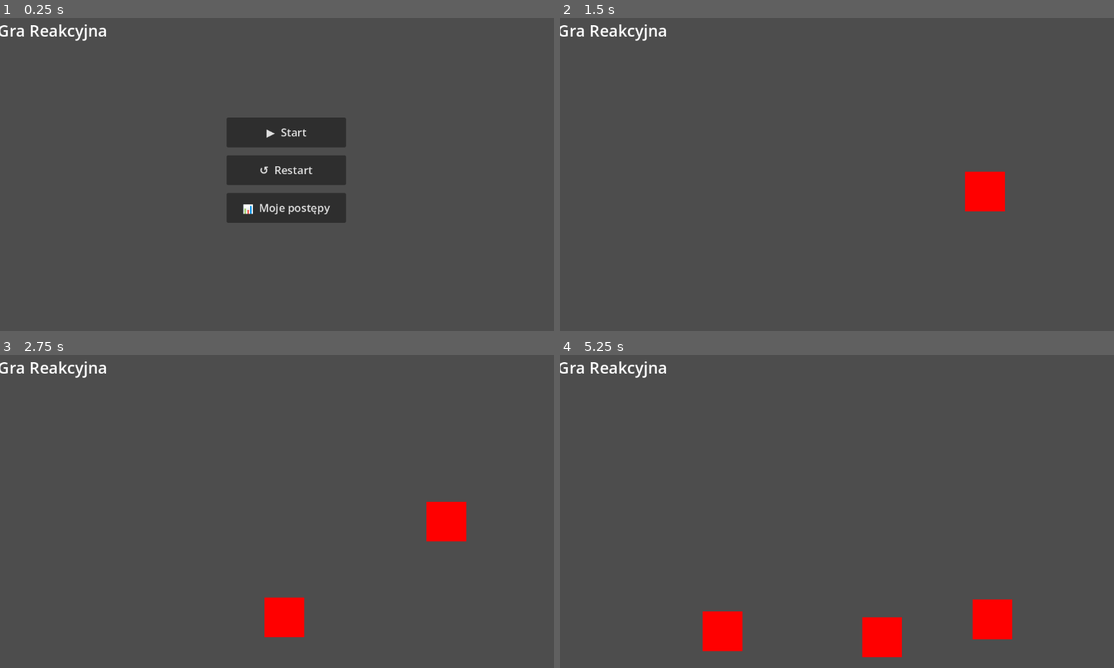
Above: before the commit, frames 1-4 (two rows, left to right).
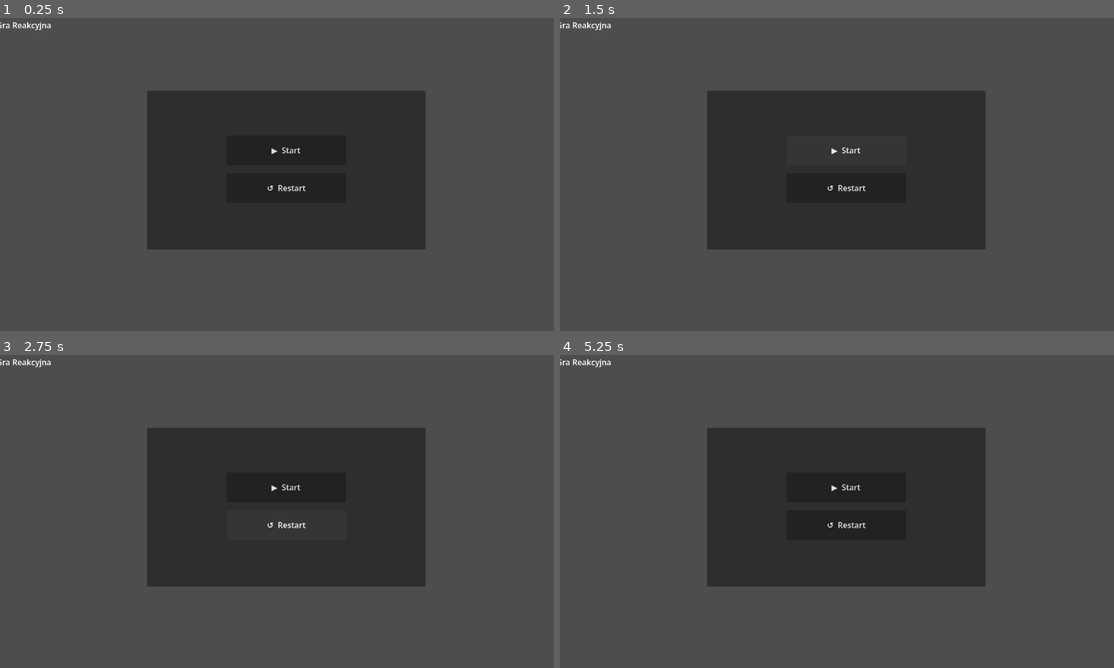
Above: after the commit, the same moments.

Repository: XMefilesX/Rehagame
Game: Godot game, scene res://main.tscn
Same seed, same stepped clock (60 frames per second), same inputs: the game is played once before the commit and once after it.
Inputs (mouse positions are in pixels of both pictures, inside the frame that each line leads up to):
- Up to frame 1 (0.25 s): no input
- Up to frame 2 (1.5 s): click "▶ Start" at 0.5 s; click (848, 149) at 1.25 s, where only the run after the commit has a clickable "▶ Start"
- Up to frame 3 (2.75 s): click (288, 524) at 2 s, where only the run after the commit has a clickable "↺ Restart"
- Up to frame 4 (5.25 s): click (848, 524) at 2.75 s, where only the run after the commit has a clickable "↺ Restart"; click (848, 524) at 3.5 s, where only the run after the commit has a clickable "↺ Restart"; click (848, 486) at 4.25 s, where only the run after the commit has a clickable "▶ Start"; tap Enter at 5, 5.1 s; move the mouse to (1041, 508) at 5.02 s; click (1041, 508) at 5.17 s

The runs differ from the first frame. In frame 1, 20% of the frame differs, in the area x 0-77%, y 1-74%; in frame 2, 24%; in frame 3, 26%; in frame 4, 29%, in the area x 0-82%, y 1-97%.

Commit message:
wersja 5

Diff:
--- /dev/null
+++ b/DifficultyManager.gd
@@ -0,0 +1,11 @@
+extends Node2D
+
+
+# Called when the node enters the scene tree for the first time.
+func _ready() -> void:
+	pass # Replace with function body.
+
+
+# Called every frame. 'delta' is the elapsed time since the previous frame.
+func _process(delta: float) -> void:
+	pass
--- /dev/null
+++ b/ReactionClickActivity.gd
@@ -0,0 +1,11 @@
+extends Node2D
+
+
+# Called when the node enters the scene tree for the first time.
+func _ready() -> void:
+	pass # Replace with function body.
+
+
+# Called every frame. 'delta' is the elapsed time since the previous frame.
+func _process(delta: float) -> void:
+	pass
--- /dev/null
+++ b/SliceActivity.gd
@@ -0,0 +1,11 @@
+extends Node2D
+
+
+# Called when the node enters the scene tree for the first time.
+func _ready() -> void:
+	pass # Replace with function body.
+
+
+# Called every frame. 'delta' is the elapsed time since the previous frame.
+func _process(delta: float) -> void:
+	pass
--- /dev/null
+++ b/circle_spin_activity.gd
@@ -0,0 +1,11 @@
+extends Node2D
+
+
+# Called when the node enters the scene tree for the first time.
+func _ready() -> void:
+	pass # Replace with function body.
+
+
+# Called every frame. 'delta' is the elapsed time since the previous frame.
+func _process(delta: float) -> void:
+	pass
--- /dev/null
+++ b/circle_spin_activity.tscn
@@ -0,0 +1,6 @@
+[gd_scene format=3 uid="uid://nlgqg3yns2yf"]
+
+[ext_resource type="Script" uid="uid://cd33jnubbw5hx" path="res://circle_spin_activity.gd" id="1_et2u4"]
+
+[node name="CircleSpinActivity" type="Node2D" unique_id=65118714]
+script = ExtResource("1_et2u4")
--- a/main.tscn
+++ b/main.tscn
@@ -1,9 +1,9 @@
 [gd_scene format=3 uid="uid://c2moxdg0s1u01"]
 
-[ext_resource type="Script" uid="uid://d2n4hd6ojb7bo" path="res://main.gd" id="1_0xm2m"]
+[ext_resource type="Script" uid="uid://dlpdngv60okub" path="res://DifficultyManager.gd" id="1_ig7tw"]
 
 [node name="Main" type="Node2D" unique_id=1466869044]
-script = ExtResource("1_0xm2m")
+script = ExtResource("1_ig7tw")
 
 [node name="Tlo" type="ColorRect" parent="." unique_id=1279080319]
 anchors_preset = 15
@@ -51,6 +51,7 @@
 offset_top = 20.0
 offset_right = -20.0
 offset_bottom = 50.0
+grow_horizontal = 2
 
 [node name="LabelTrafienia" type="Label" parent="UI/Panel" unique_id=102674652]
 layout_mode = 1
@@ -60,6 +61,7 @@
 offset_top = 60.0
 offset_right = -20.0
 offset_bottom = 90.0
+grow_horizontal = 2
 
 [node name="LabelPunkty" type="Label" parent="UI/Panel" unique_id=987654321]
 layout_mode = 1
@@ -69,6 +71,7 @@
 offset_top = 100.0
 offset_right = -20.0
 offset_bottom = 130.0
+grow_horizontal = 2
 
 [node name="LabelWynik" type="Label" parent="UI/Panel" unique_id=382216536]
 layout_mode = 1
@@ -79,6 +82,7 @@
 offset_top = 145.0
 offset_right = 120.0
 offset_bottom = 185.0
+grow_horizontal = 2
 horizontal_alignment = 1
 
 [node name="Menu" type="CanvasLayer" parent="." unique_id=144992789]
--- /dev/null
+++ b/reaction_click_activity.tscn
@@ -0,0 +1,6 @@
+[gd_scene format=3 uid="uid://b6l6cciht1v7l"]
+
+[ext_resource type="Script" uid="uid://c6xx0r1au71hf" path="res://ReactionClickActivity.gd" id="1_efj70"]
+
+[node name="ReactionClickActivity" type="Node2D" unique_id=1416773716]
+script = ExtResource("1_efj70")
--- /dev/null
+++ b/slice_activity.tscn
@@ -0,0 +1,6 @@
+[gd_scene format=3 uid="uid://bhhbliabyjr73"]
+
+[ext_resource type="Script" uid="uid://bk61k0n6w47bf" path="res://SliceActivity.gd" id="1_a6umw"]
+
+[node name="SliceActivity" type="Node2D" unique_id=206965150]
+script = ExtResource("1_a6umw")
Not shown, added: DifficultyManager.gd.uid
Not shown, added: ReactionClickActivity.gd.uid
Not shown, added: SliceActivity.gd.uid
Not shown, added: circle_spin_activity.gd.uid
Not shown: 1 places in target.tscn that only renumber resources
